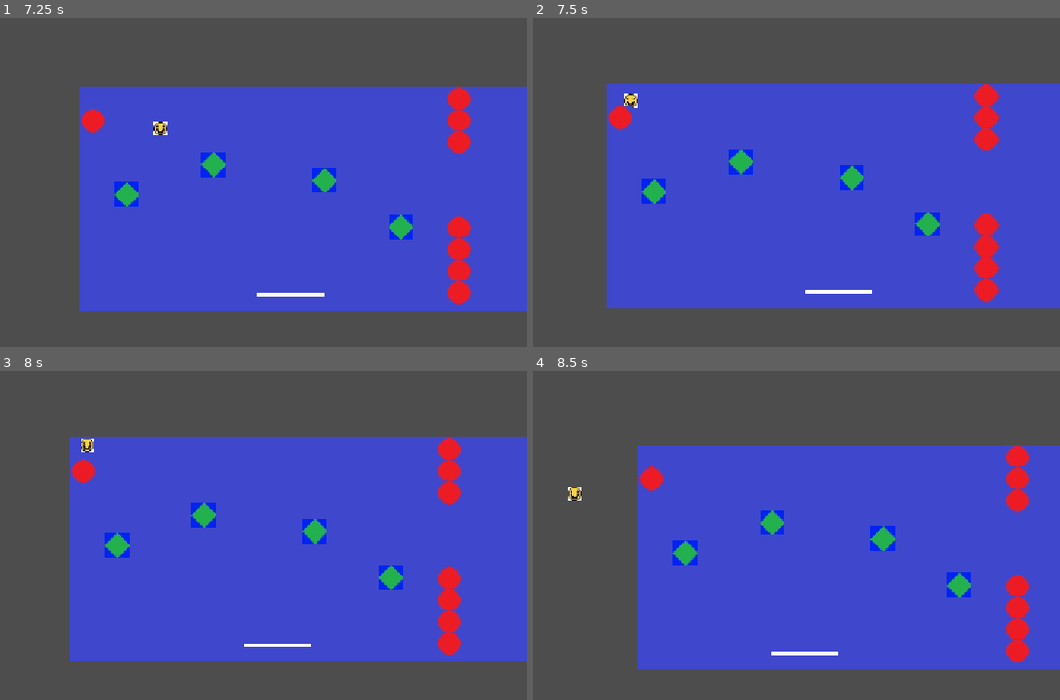
Above: before the commit, frames 1-4 (two rows, left to right).
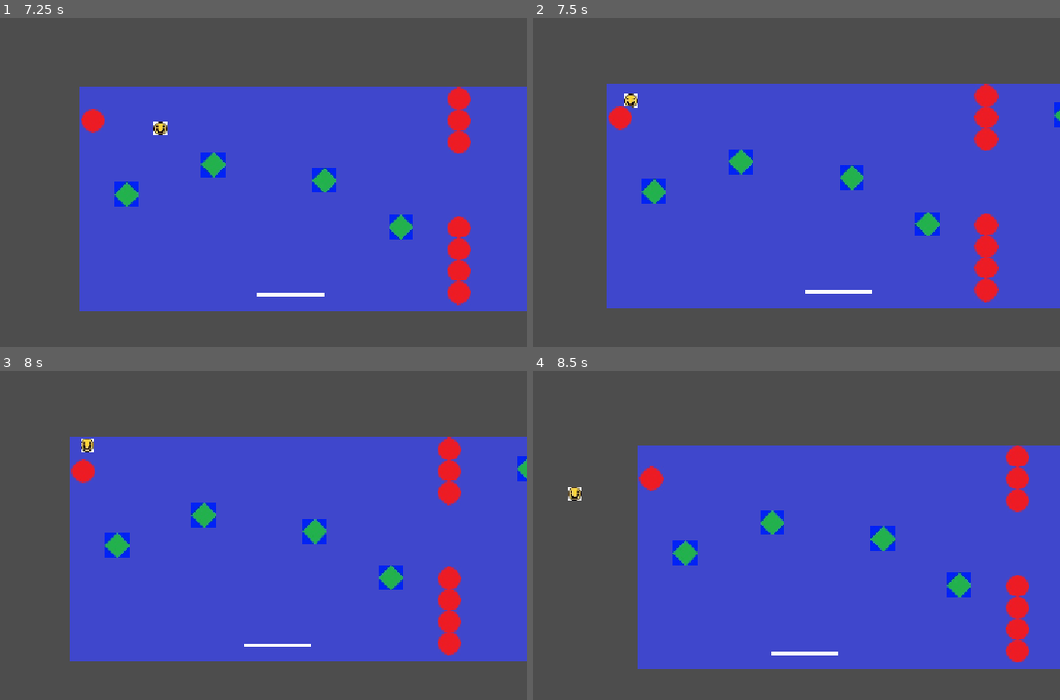
Above: after the commit, the same moments.

Repository: isobel-p/haven
Game: Godot game, scene res://game.tscn
Same seed, same stepped clock (60 frames per second), same inputs: the game is played once before the commit and once after it.
Inputs:
- Up to frame 1 (7.25 s): hold Right (right) 0.53-2.03 s; tap Up (jump) at 0.77, 1.52, 3.02, 3.77, 4.52, 6.02, 6.77 s; hold Left (left) 2.03-4.28 s; hold Right (right) from 4.28 s (still down)
- Up to frame 2 (7.5 s): keep holding Right (right)
- Up to frame 3 (8 s): keep holding Right (right); tap Up (jump) at 7.52 s
- Up to frame 4 (8.5 s): release Right (right) at 8.03 s; hold Left (left) from 8.03 s (still down)

Frame 1 is identical in both runs. In frame 2, less than 0.1% of the frame differs, in the area x 98-100%, y 25-34%; in frame 3, 0.1%; in frame 4, nothing differs.

Commit message:
Update game.tscn

Diff:
--- a/game.tscn
+++ b/game.tscn
@@ -58,14 +58,20 @@
 [node name="Spike5" parent="." unique_id=177676196 instance=ExtResource("2_eow3j")]
 position = Vector2(722, 272)
 
-[node name="Spike6" parent="." unique_id=1642012500 instance=ExtResource("2_eow3j")]
-position = Vector2(792, 142)
-
 [node name="Spike7" parent="." unique_id=339223932 instance=ExtResource("2_eow3j")]
-position = Vector2(900, 91)
+position = Vector2(906, 86)
 
 [node name="Spike8" parent="." unique_id=16542719 instance=ExtResource("2_eow3j")]
-position = Vector2(994, 227)
+position = Vector2(815, 61)
+
+[node name="Spike9" parent="." unique_id=1640776013 instance=ExtResource("2_eow3j")]
+position = Vector2(680, 43)
+
+[node name="Spike10" parent="." unique_id=1749167643 instance=ExtResource("2_eow3j")]
+position = Vector2(1064, 234)
+
+[node name="Spike11" parent="." unique_id=1704230753 instance=ExtResource("2_eow3j")]
+position = Vector2(1003, 182)
 
 [node name="Big Paddle" parent="." unique_id=1004621300 instance=ExtResource("2_ryrav")]
 position = Vector2(1, 304)
